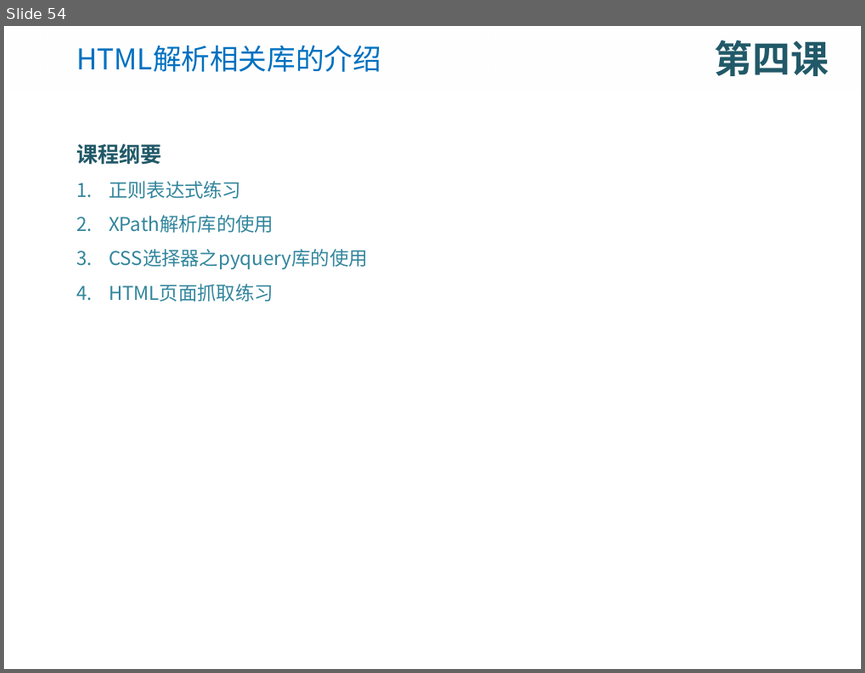
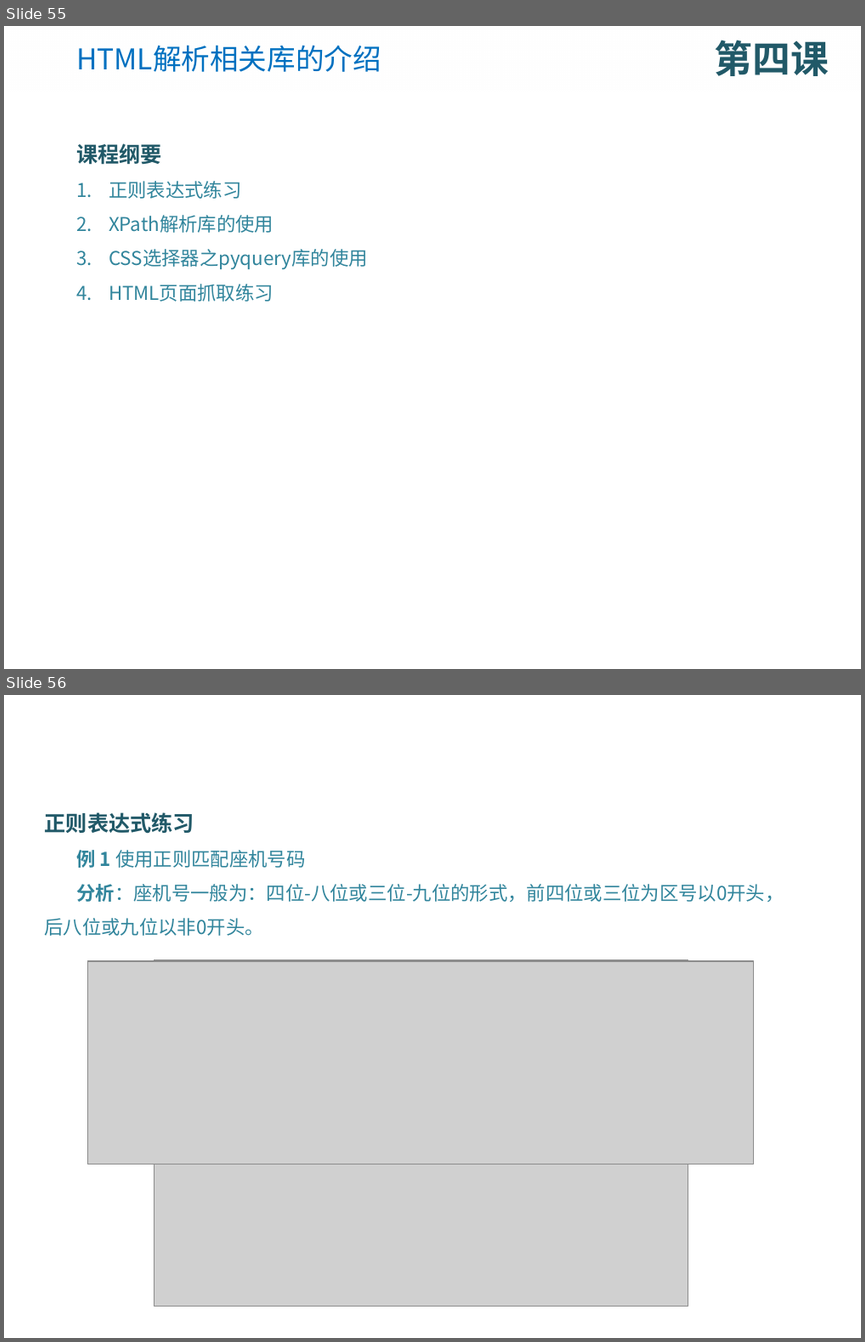
Before and after one commit to DataScienceCoding/Python-Web-Crawler, a slide deck: Python-Web-Crawler.pptx. Shown one above the other, each under a label of ours: slide 54 before the commit, slides 55 and 56 after it. The pictures are 865x673 and 865x1342 pixels, drawn with LibreOffice and Linux fonts; fonts in the diff are those of the drawing; grey boxes stand for pictures; background and template pictures are left out. Boxes give left, top, right and bottom in pixels: in the first picture for what was removed or moved away, otherwise in the second. Text is boxed around its words. In the diff, an @@ line names an element or a change of style, - is before the commit and + after.

```diff
--- a/Python-Web-Crawler.pptx
+++ b/Python-Web-Crawler.pptx
@@ slide 56 added at bbox=[4, 695, 861, 1338], background picture (left out) @@
@@ text added at bbox=[45, 812, 783, 936], 16 pt, text #31859C @@
+正则表达式练习
+例 1 使用正则匹配座机号码
+分析：座机号一般为：四位-八位或三位-九位的形式，前四位或三位为区号以0开头，后八位或九位以非0开头。
@@ picture added at bbox=[88, 961, 754, 1163] @@
@@ picture added at bbox=[154, 959, 687, 1306] @@
@@ what was slide 54 is now slide 55 @@
```
Also in this commit, not shown: 4 slides changed, 15 other slides added, 8 other files.
